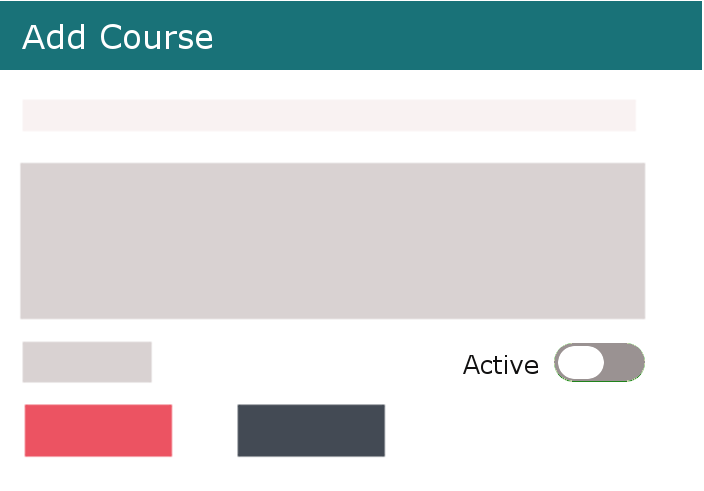
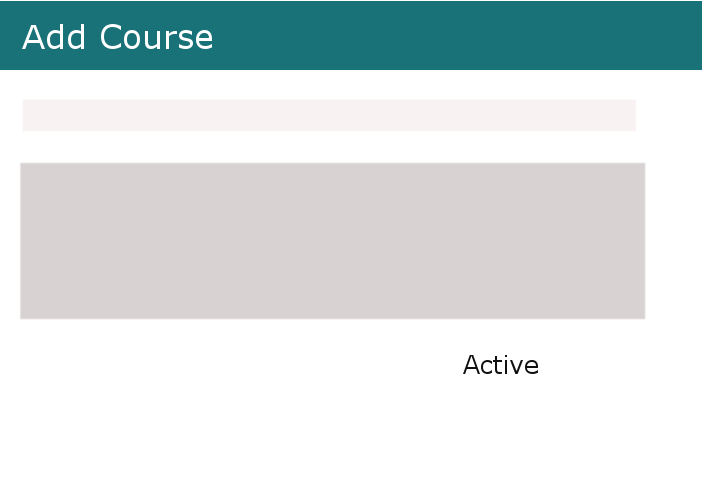
Layers edited between the first and the second 704 x 491 image:
hid "cancelBtn" over [left=237, top=404, right=386, bottom=458]
hid "Pasted Layer #2" over [left=554, top=343, right=645, bottom=381]
hid "Pasted Layer #1" over [left=554, top=343, right=645, bottom=382]
hid "AddBtn" over [left=24, top=404, right=173, bottom=458]
hid "open image" over [left=22, top=341, right=153, bottom=383]
